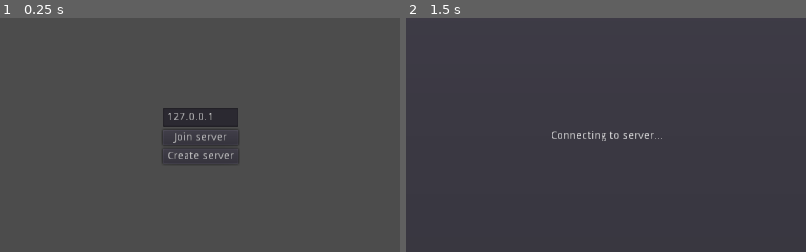
Above: before the commit, frames 1-2 (left to right).
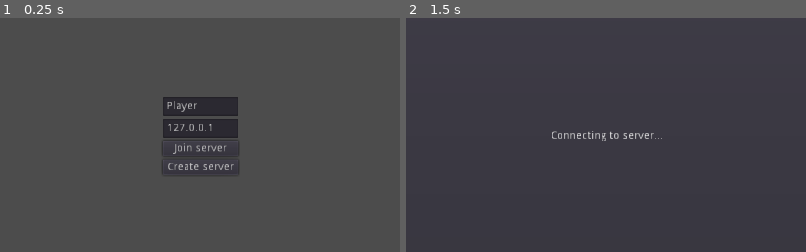
Above: after the commit, the same moments.

Repository: zDonik1/ProjectD
Game: Godot game, scene res://scenes/main.tscn
Same seed, same stepped clock (60 frames per second), same inputs: the game is played once before the commit and once after it.
Inputs (mouse positions are % of the whole screen's width and height, from its top left):
- Up to frame 1 (0.25 s): no input
- Up to frame 2 (1.5 s): tap Enter at 0.5 s; move the mouse to (72, 45) at 0.52 s; hold Right (ui_right) 0.53-1.25 s; hold Shift 0.53-1.25 s; click (72, 45) at 0.67 s; click "Join server" at 1.25 s
The pictures show only the part of the screen within x 25-75%, y 25-75%; the shares and areas given below are measured in that part.

The runs differ from the first frame. In frame 1, 2.4% of the frame differs, in the area x 40-60%, y 33-67%; in frame 2, nothing differs.

Commit message:
feat: PlayerName line edit in MainMenu
Refs: #PROJD-9

Diff:
--- a/scenes/main_menu.tscn
+++ b/scenes/main_menu.tscn
@@ -9,24 +9,30 @@
 
 [node name="ButtonList" type="VBoxContainer" parent="."]
 margin_left = 463.0
-margin_top = 264.0
+margin_top = 250.0
 margin_right = 560.0
-margin_bottom = 336.0
+margin_bottom = 350.0
 alignment = 1
 
-[node name="LineEdit" type="LineEdit" parent="ButtonList"]
+[node name="PlayerName" type="LineEdit" parent="ButtonList"]
 margin_right = 97.0
 margin_bottom = 24.0
+text = "Player"
+
+[node name="LineEdit" type="LineEdit" parent="ButtonList"]
+margin_top = 28.0
+margin_right = 97.0
+margin_bottom = 52.0
 text = "127.0.0.1"
 
 [node name="JoinServer" type="Button" parent="ButtonList"]
-margin_top = 28.0
+margin_top = 56.0
 margin_right = 97.0
-margin_bottom = 48.0
+margin_bottom = 76.0
 text = "Join server"
 
 [node name="CreateServer" type="Button" parent="ButtonList"]
-margin_top = 52.0
+margin_top = 80.0
 margin_right = 97.0
-margin_bottom = 72.0
+margin_bottom = 100.0
 text = "Create server"
